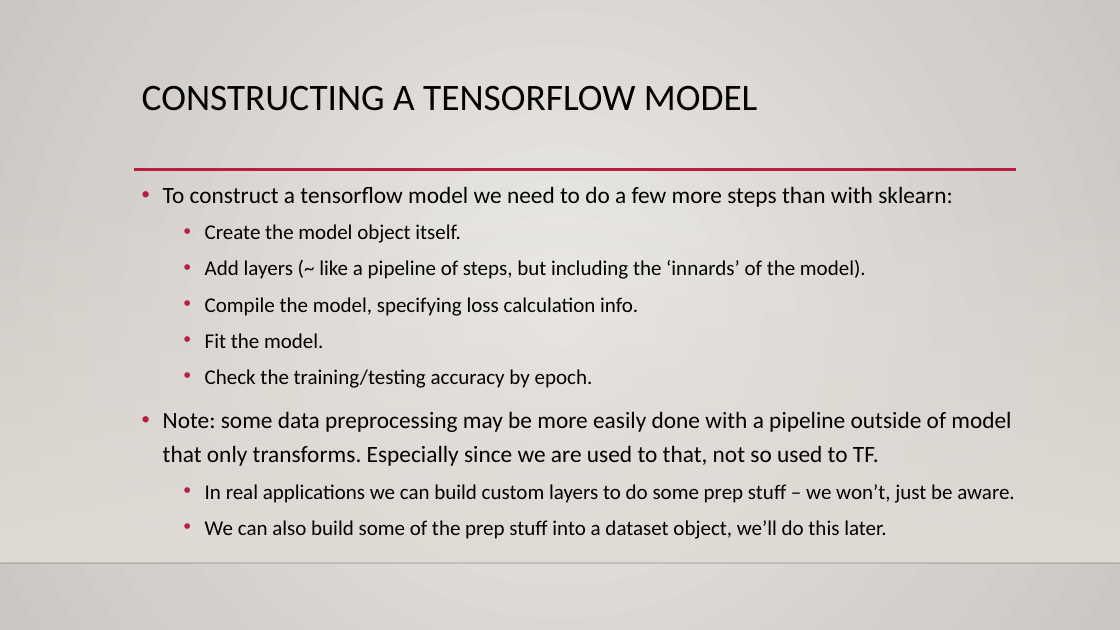
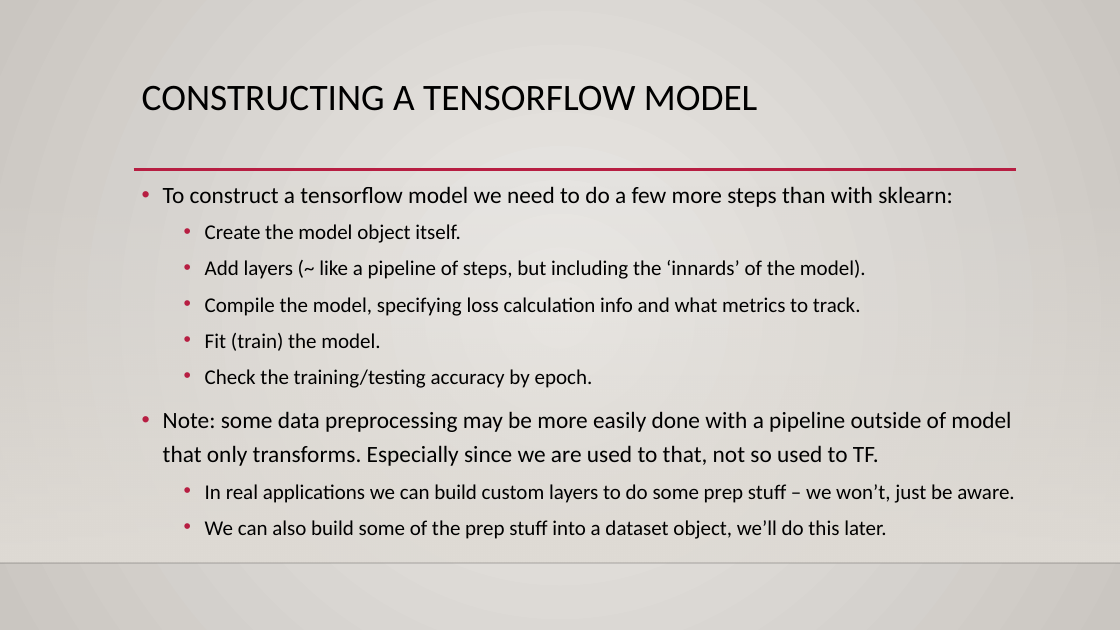
Before and after one commit to AkeemSemperDataScience/Intro_to_Machine_Learning_Students, a slide deck: slide 13 of reference_content/Slides/keras_intro.pptx (slide 9 before the commit). Drawn at 1120x630 pixels with LibreOffice and Linux fonts; fonts in the diff are those of the drawing; background and template pictures are left out. Boxes give left, top, right and bottom in pixels: in the first picture for what was removed or moved away, otherwise in the second. Text is boxed around its words. In the diff, an @@ line names an element or a change of style, - is before the commit and + after.

```diff
--- a/reference_content/Slides/keras_intro.pptx
+++ b/reference_content/Slides/keras_intro.pptx
@@ text at [205, 297, 861, 351]: text changed @@
-  • Compile the model, specifying loss calculation info.
-  • Fit the model.
+  • Compile the model, specifying loss calculation info and what metrics to track.
+  • Fit (train) the model.
```
Also in this commit, not shown: 10 other slides changed, 10 slides added, 3 other files.
